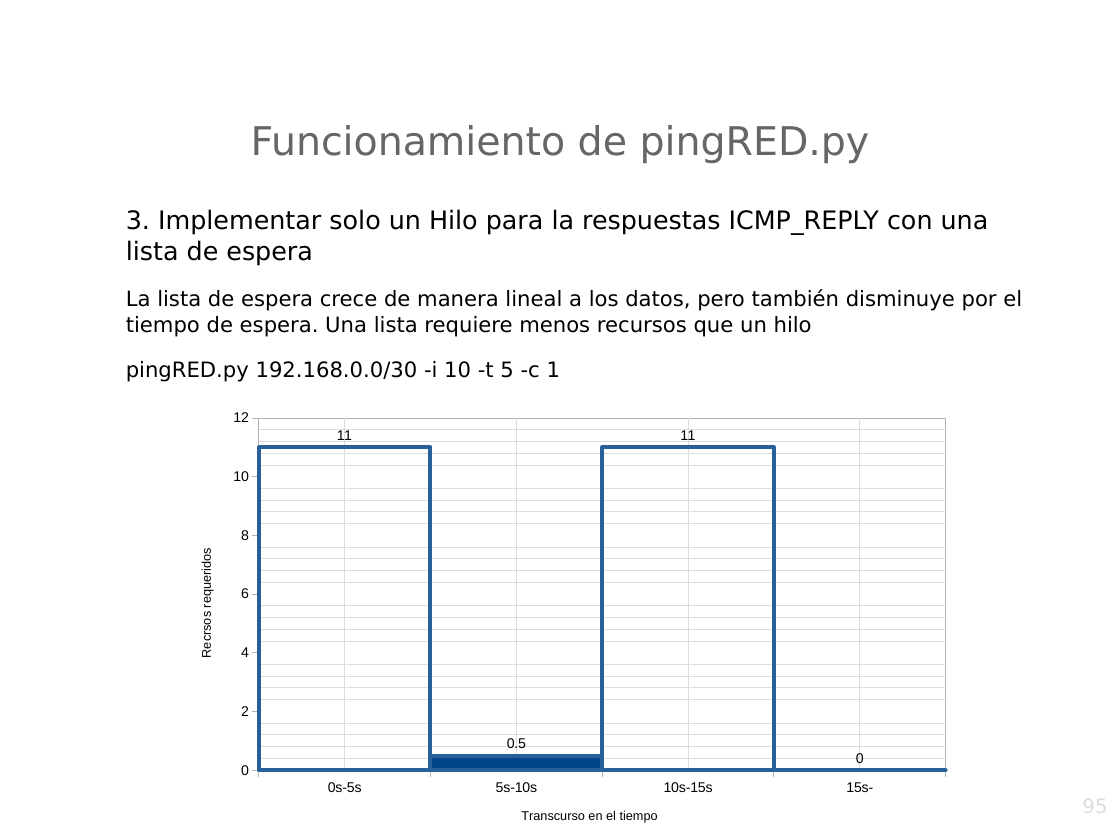
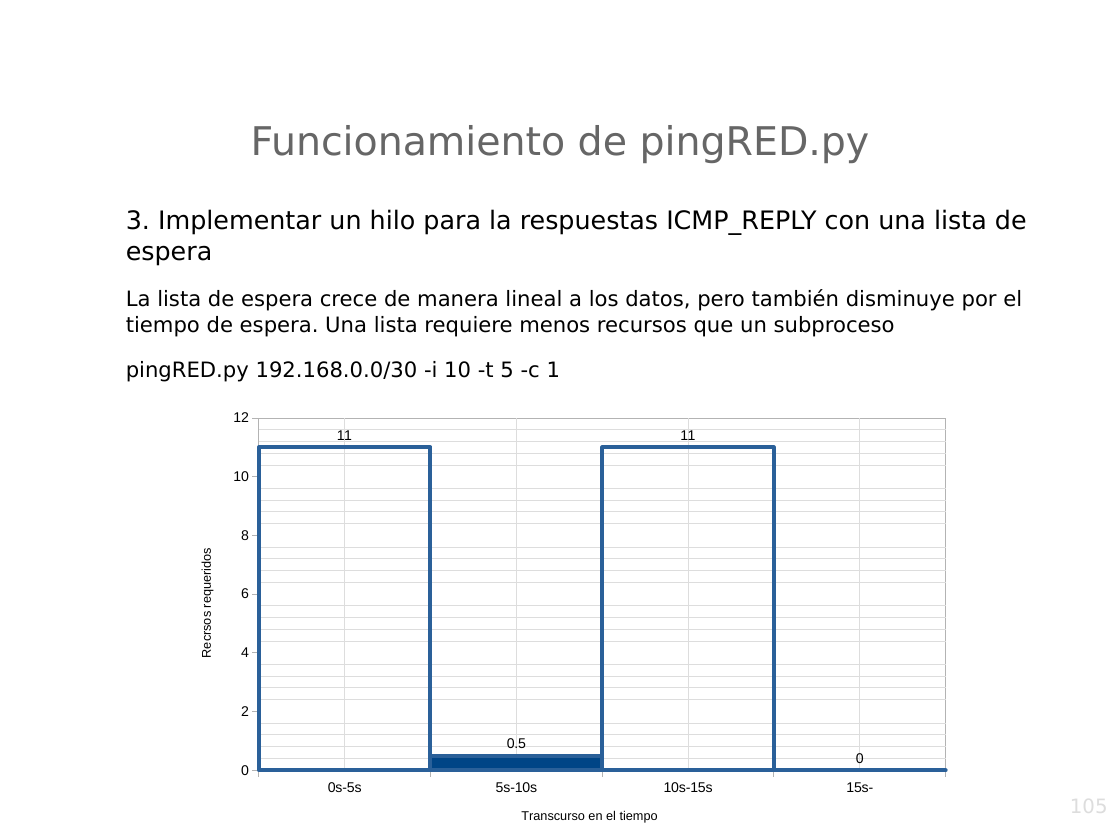
Before and after one commit to srealmoreno/Python, a slide deck: slide 105 of PING/ping.odp (slide 95 before the commit). Drawn at 1120x840 pixels with LibreOffice and Linux fonts; fonts in the diff are those of the drawing; background and template pictures are left out. Boxes give left, top, right and bottom in pixels: in the first picture for what was removed or moved away, otherwise in the second. Text is boxed around its words. In the diff, an @@ line names an element or a change of style, - is before the commit and + after.

```diff
--- a/PING/ping.odp
+++ b/PING/ping.odp
@@ text at bbox=[126, 209, 1027, 337]: text changed @@
-3. Implementar solo un Hilo para la respuestas ICMP_REPLY con una lista de espera
-La lista de espera crece de manera lineal a los datos, pero también disminuye por el tiempo de espera. Una lista requiere menos recursos que un hilo
+3. Implementar un hilo para la respuestas ICMP_REPLY con una lista de espera
+La lista de espera crece de manera lineal a los datos, pero también disminuye por el tiempo de espera. Una lista requiere menos recursos que un subproceso
@@ page number at bbox=[848, 795, 1109, 840]: text changed @@
-95
+105
```
Also in this commit, not shown: 8 other slides changed, 10 slides added, 1 other file.
